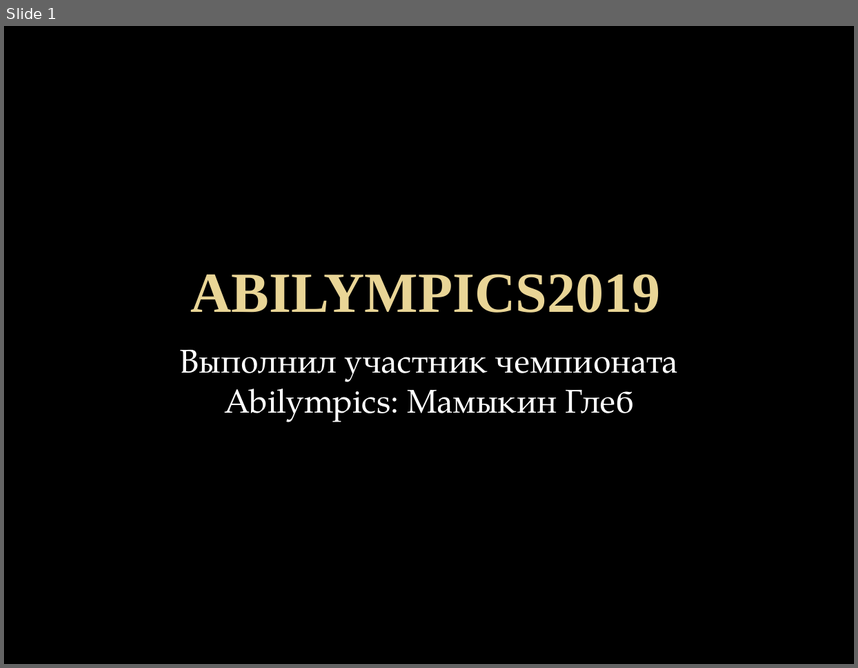
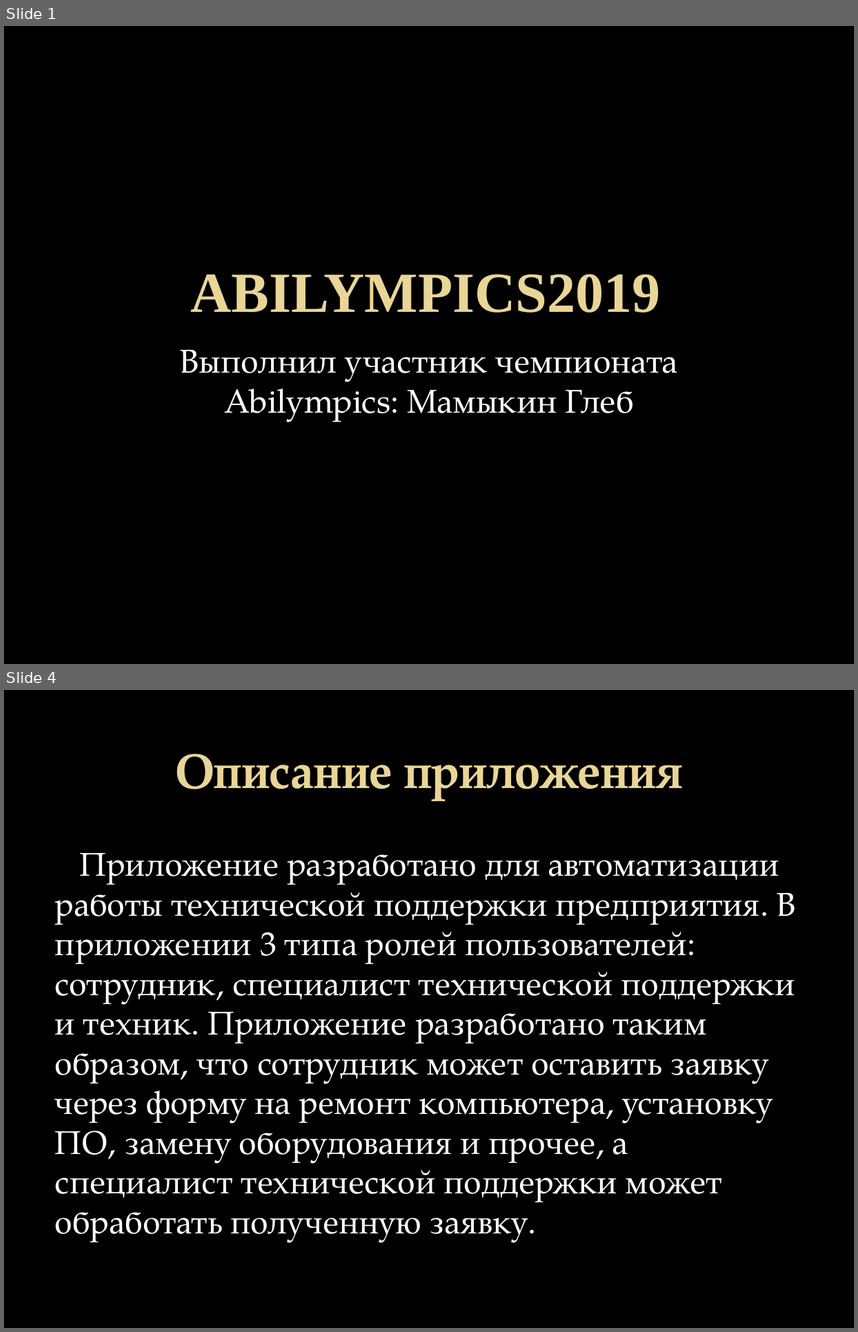
Before and after one commit to Krak12/Abilympics2.0, a slide deck: Abilympics2.0.pptx. Shown one above the other, each under a label of ours: slide 1 before the commit, slides 1 and 4 after it; the slides between them are not shown. The pictures are 858x668 and 858x1332 pixels, drawn with LibreOffice and Linux fonts; fonts in the diff are those of the drawing; background and template pictures are left out. Boxes give left, top, right and bottom in pixels: in the first picture for what was removed or moved away, otherwise in the second. Text is boxed around its words. In the diff, an @@ line names an element or a change of style, - is before the commit and + after.

Commit message:
Create file pptx

```diff
--- a/Abilympics2.0.pptx
+++ b/Abilympics2.0.pptx
@@ slide 4 added at (4,690,854,1328), background picture (left out) @@
@@ title added at (175,753,682,801), 41 pt, text gradient #EAD696 to #E7D081, bold @@
+Описание приложения
@@ text added at (55,853,795,1241), 28 pt, text #FFFFFF @@
+Приложение разработано для автоматизации работы технической поддержки предприятия. В приложении 3 типа ролей пользователей: сотрудник, специалист технической поддержки и техник. Приложение разработано таким образом, что сотрудник может оставить заявку через форму на ремонт компьютера, установку ПО, замену оборудования и прочее, а специалист технической поддержки может обработать полученную заявку.
```
Also in this commit, not shown: 15 other slides added, 16 slides removed, 2 other files.
